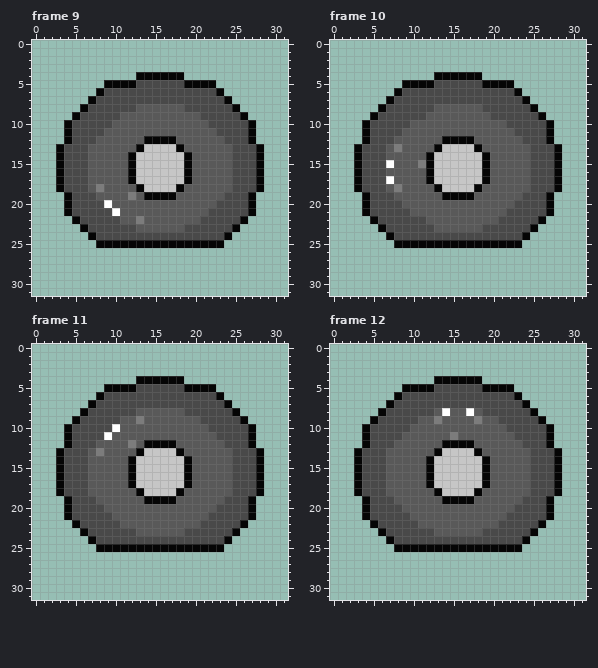
One commit to this pixel-art file: Sprites/Pawns/Pawn_05/Pawn_05_Part_Wheel.aseprite. Above is the file before it was changed.
32x32 pixels, 20 frames. Colours within 5 levels of each other are drawn and written as one. Shown: frame 9, frame 10, frame 11, frame 12. The commit also changed other frames, which this record leaves out.
Once edited:
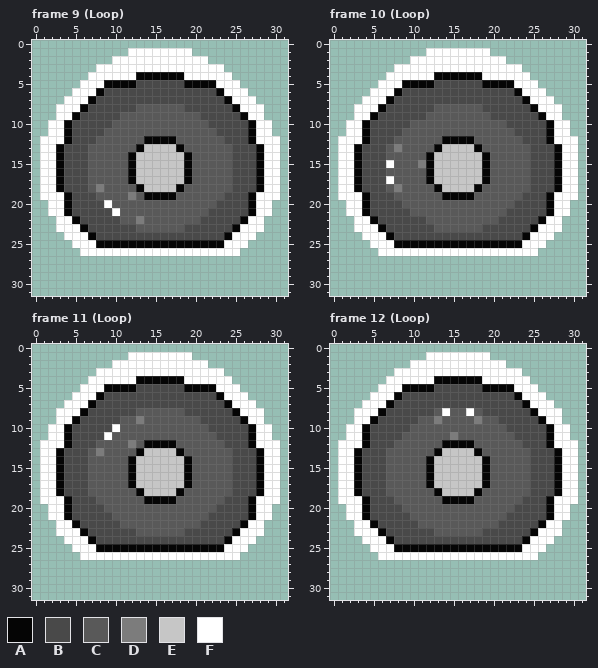
Palette (. is transparent): A #050505  B #494949  C #595959  D #7c7c7c  E #c6c6c6  F #ffffff
The edit:
layer "Layer 2" added
Frame 9 (Loop), layer "Layer 2":
y 1: x 12..19 ........ -> FFFFFFFF
y 2: x 10..21 ............ -> FFFFFFFFFFFF
y 3: x 8..23 ................ -> FFFFFFFFFFFFFFFF
y 4: x 7..12 ...... -> FFFFFF; x 19..24 ...... -> FFFFFF
y 5: x 6..8 ... -> FFF; x 23..25 ... -> FFF
y 6: x 5..7 ... -> FFF; x 24..26 ... -> FFF
y 7: x 4..6 ... -> FFF; x 25..27 ... -> FFF
y 8: x 3..5 ... -> FFF; x 26..28 ... -> FFF
y 9: x 3..4 .. -> FF; x 27..28 .. -> FF
y 10..11: x 2..3 .. -> FF; x 28..29 .. -> FF
y 12: x 1..3 ... -> FFF; x 28..30 ... -> FFF
y 13..18: x 1..2 .. -> FF; x 29..30 .. -> FF
y 19: x 1..3 ... -> FFF; x 28..30 ... -> FFF
y 20..21: x 2..3 .. -> FF; x 28..29 .. -> FF
y 22: x 3..4 .. -> FF; x 27..28 .. -> FF
y 23: x 3..5 ... -> FFF; x 26..28 ... -> FFF
y 24: x 4..6 ... -> FFF; x 25..27 ... -> FFF
y 25: x 5..7 ... -> FFF; x 24..26 ... -> FFF
y 26: x 6..25 .................... -> FFFFFFFFFFFFFFFFFFFF
Frame 10 (Loop), layer "Layer 2": the same change as frame 9 (Loop)
Frame 11 (Loop), layer "Layer 2": the same change as frame 9 (Loop)
Frame 12 (Loop), layer "Layer 2": the same change as frame 9 (Loop)
